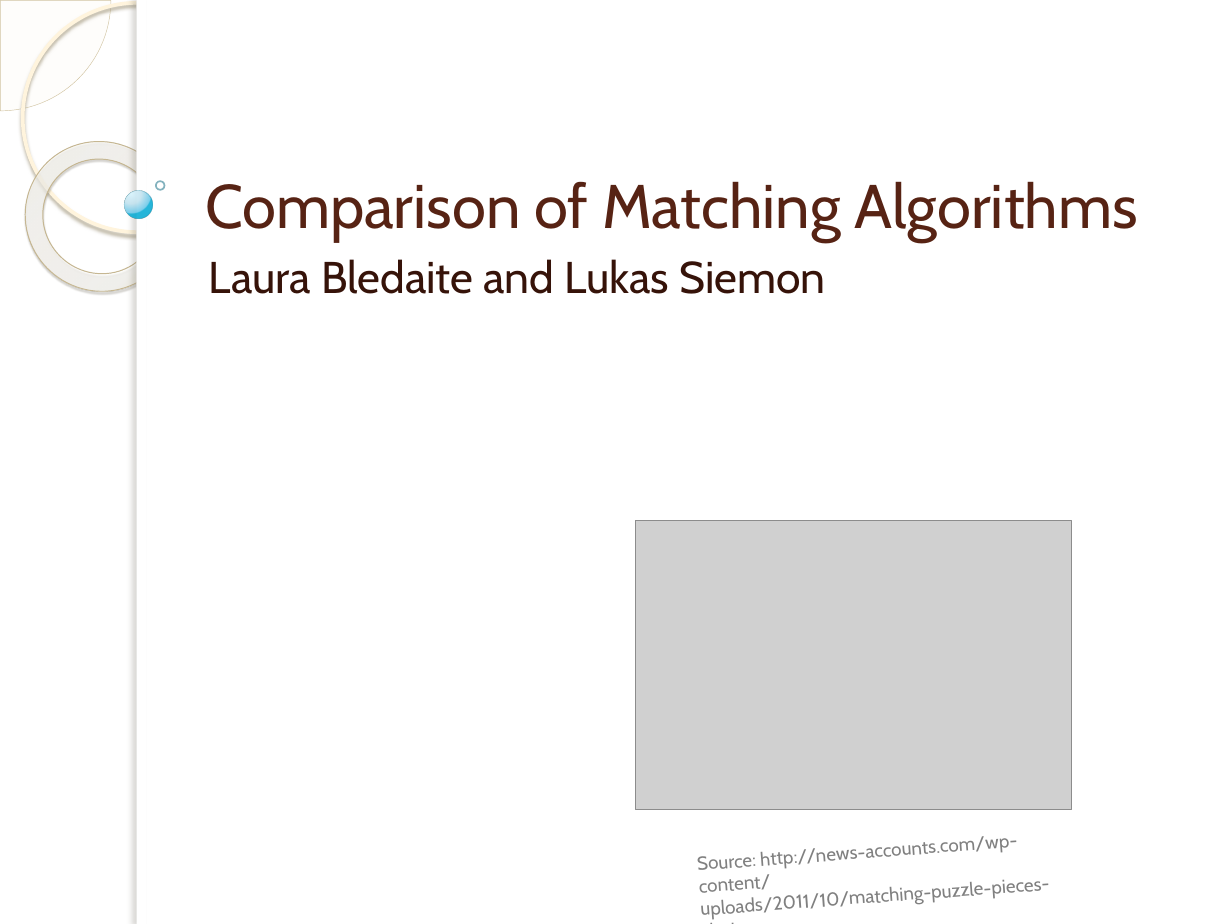
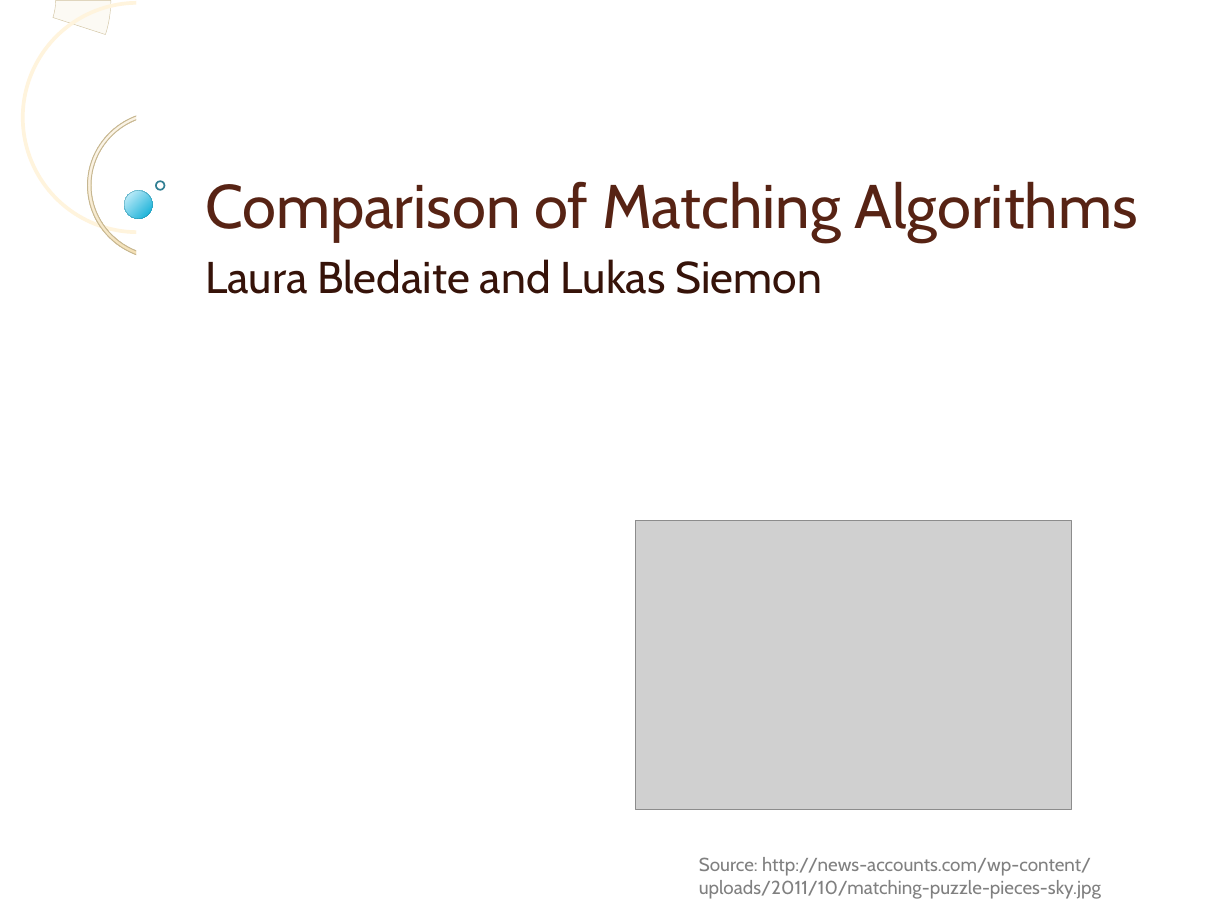
Before and after one commit to laurita/SimilaritySearch-project, a slide deck: slide 1 of presentation/presentation.pptx. Drawn at 1232x924 pixels with LibreOffice and Linux fonts; fonts in the diff are those of the drawing; grey boxes stand for pictures; background and template pictures are left out. Boxes give left, top, right and bottom in pixels: in the first picture for what was removed or moved away, otherwise in the second. Text is boxed around its words. In the diff, an @@ line names an element or a change of style, - is before the commit and + after.

```diff
--- a/presentation/presentation.pptx
+++ b/presentation/presentation.pptx
@@ pie slice (boxed as its full ellipse) removed at box(0, 0, 111, 111) @@
@@ arch (boxed as its full ring) added at box(0, 0, 111, 111), fill #FCFAF4, outline #D1C3A0 0.26 pt @@
@@ ellipse at box(22, 2, 251, 232): outline #FFF5DE 2.15 pt to #FFF4DD 2.15 pt; shadow off @@
@@ rectangle at box(137, 0, 147, 924): shadow off @@
@@ donut at box(87, 111, 239, 260): fill gradient #FFFCF6 to #FFFEFB to #F0D28E to gradient #FEFAF6 to #EED18E; outline #C7B893 0.58 pt to #C6B792 0.57 pt; shadow off; proportions changed; rotation 38 to 0 degrees @@
@@ ellipse at box(124, 191, 153, 219): fill gradient #DAF4FF to #C3E3F0 to #6BC7E8 to #00ABD5 to gradient #DAF5FE to #00AAD4; outline #308EA5 0.16 pt to #308DA4 0.17 pt @@
@@ ellipse at box(156, 181, 165, 190): outline #318093 1 pt to #317F93 0.99 pt @@
@@ text "Laura Bledaite and Lukas Siemon" at box(205, 259, 822, 294): indent changed; less space between paragraphs @@
@@ text "Source: http://news-accounts.com/wp-content/": place and size @@
-text "Source: http://news-accounts.com/wp-content/" at box(699, 841, 976, 919)
+text "Source: http://news-accounts.com/wp-content/" at box(699, 857, 1101, 899)
@@ text "Source: http://news-accounts.com/wp-content/" at box(699, 857, 1101, 899): rotation 355 to 0 degrees @@
```
Also in this commit, not shown: 10 other slides changed, 1 slide added, 1 slide removed.
